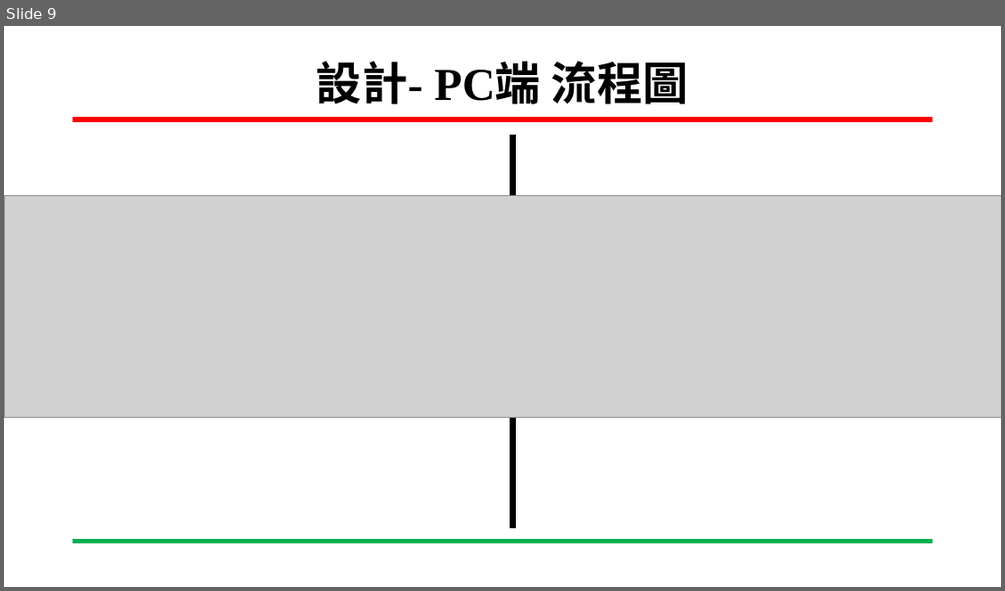
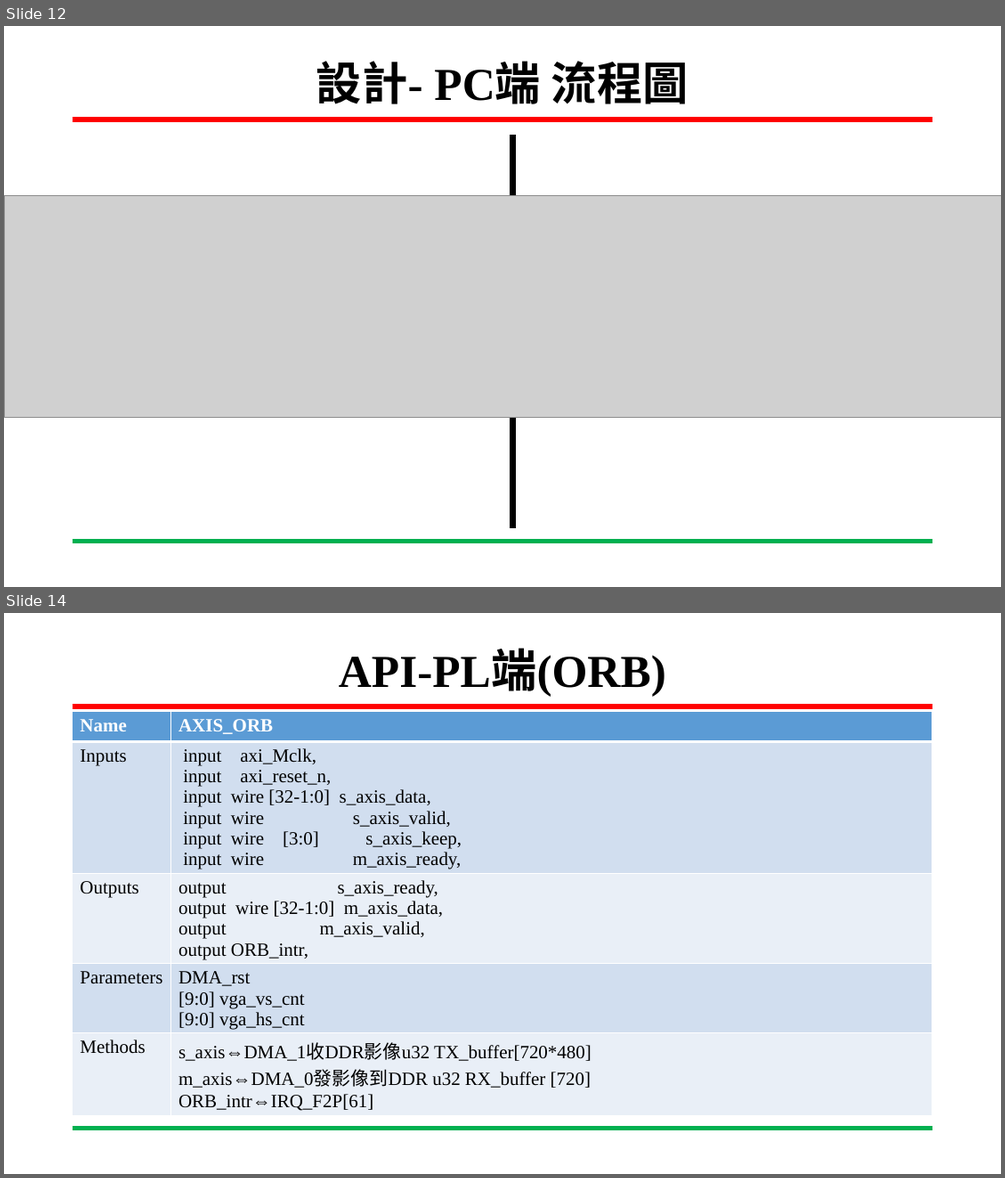
Before and after one commit to San-Zero/SOC_design_final_2023, a slide deck: documents/SOC_design_final.pptx. Shown one above the other, each under a label of ours: slide 9 before the commit, slides 12 and 14 after it; the slides between them are not shown. The pictures are 1005x591 and 1005x1178 pixels, drawn with LibreOffice and Linux fonts; fonts in the diff are those of the drawing; grey boxes stand for pictures; background and template pictures are left out. Boxes give left, top, right and bottom in pixels: in the first picture for what was removed or moved away, otherwise in the second. Text is boxed around its words. In the diff, an @@ line names an element or a change of style, - is before the commit and + after.

```diff
--- a/documents/SOC_design_final.pptx
+++ b/documents/SOC_design_final.pptx
@@ slide 14 added at (4,613,1001,1174), background #FFFFFF; not listed: 2 template elements that a slide beside it also shows @@
@@ title added at (339,651,666,697), 44 pt, text #000000, bold @@
+API-PL端(ORB)
@@ table added at (73,711,933,1130), 5 rows, 2 columns @@
+Name | AXIS_ORB
+Inputs | input axi_Mclk, / input axi_reset_n, / input wire [32-1:0] s_axis_data, / input wire s_axis_valid, / input wire [3:0] s_axis_keep, / input wire m_axis_ready,
+Outputs | output s_axis_ready, / output wire [32-1:0] m_axis_data, / output m_axis_valid, / output ORB_intr,
+Parameters | DMA_rst / [9:0] vga_vs_cnt / [9:0] vga_hs_cnt
+Methods | s_axis⇔DMA_1收DDR影像u32 TX_buffer[720*480] / m_axis⇔DMA_0發影像到DDR u32 RX_buffer [720] / ORB_intr⇔IRQ_F2P[61]
@@ what was slide 9 is now slide 12 @@
```
Also in this commit, not shown: 12 slides changed, 7 other slides added, 1 slide removed, 2 other files.
